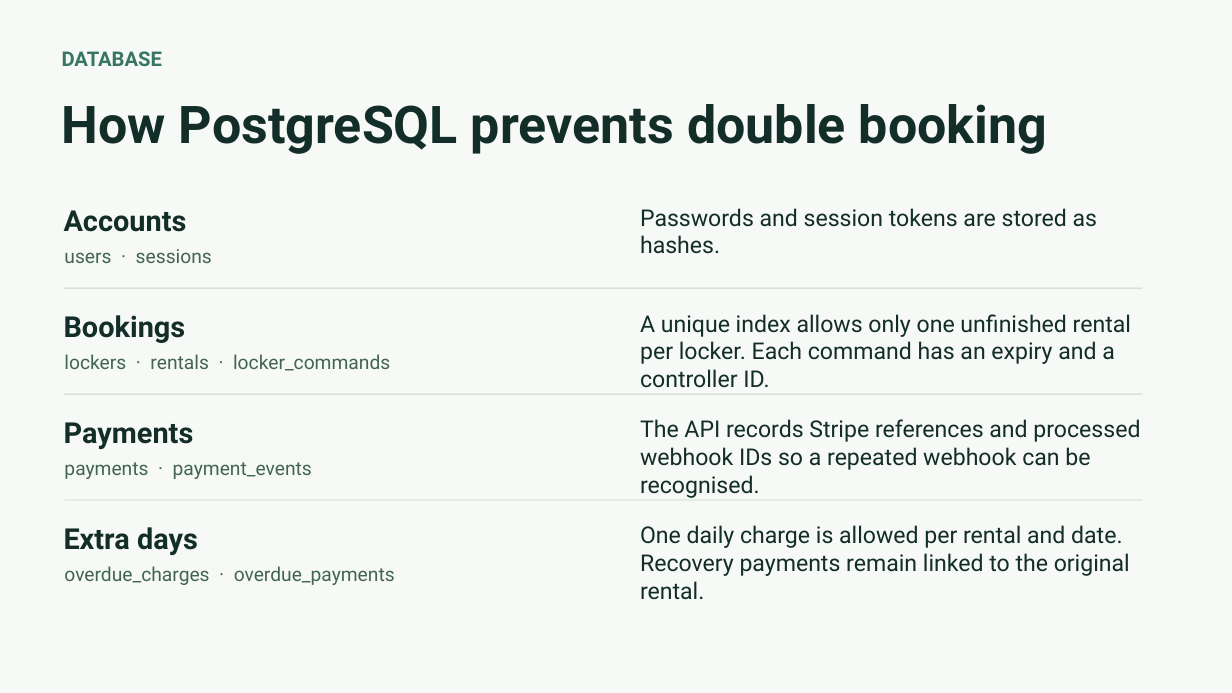
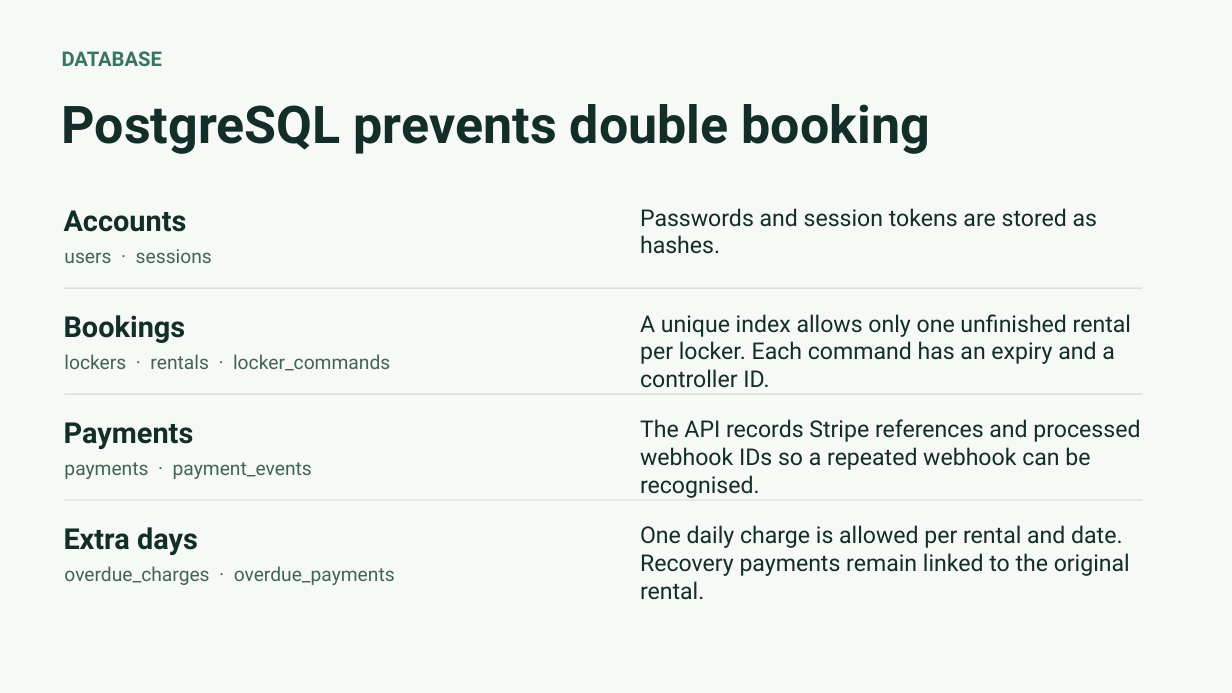
Before and after one commit to nikitsya/UniStow, a slide deck: slide 5 of docs/presentations/UniStow-Progress-Review-2026-11-11.pptx (slide 3 before the commit). Drawn at 1232x693 pixels with LibreOffice and Linux fonts; fonts in the diff are those of the drawing. Boxes give left, top, right and bottom in pixels: in the first picture for what was removed or moved away, otherwise in the second. Text is boxed around its words. In the diff, an @@ line names an element or a change of style, - is before the commit and + after.

```diff
--- a/docs/presentations/UniStow-Progress-Review-2026-11-11.pptx
+++ b/docs/presentations/UniStow-Progress-Review-2026-11-11.pptx
@@ text at [62,104,930,154]: text changed @@
-How PostgreSQL prevents double booking
+PostgreSQL prevents double booking
```
Also in this commit, not shown: 5 other slides changed, 2 slides added.
